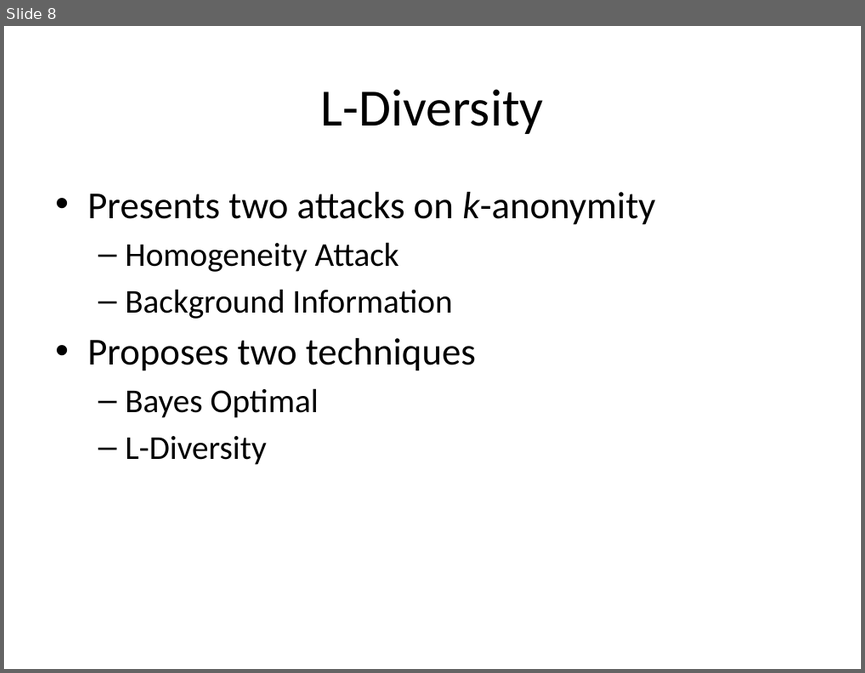
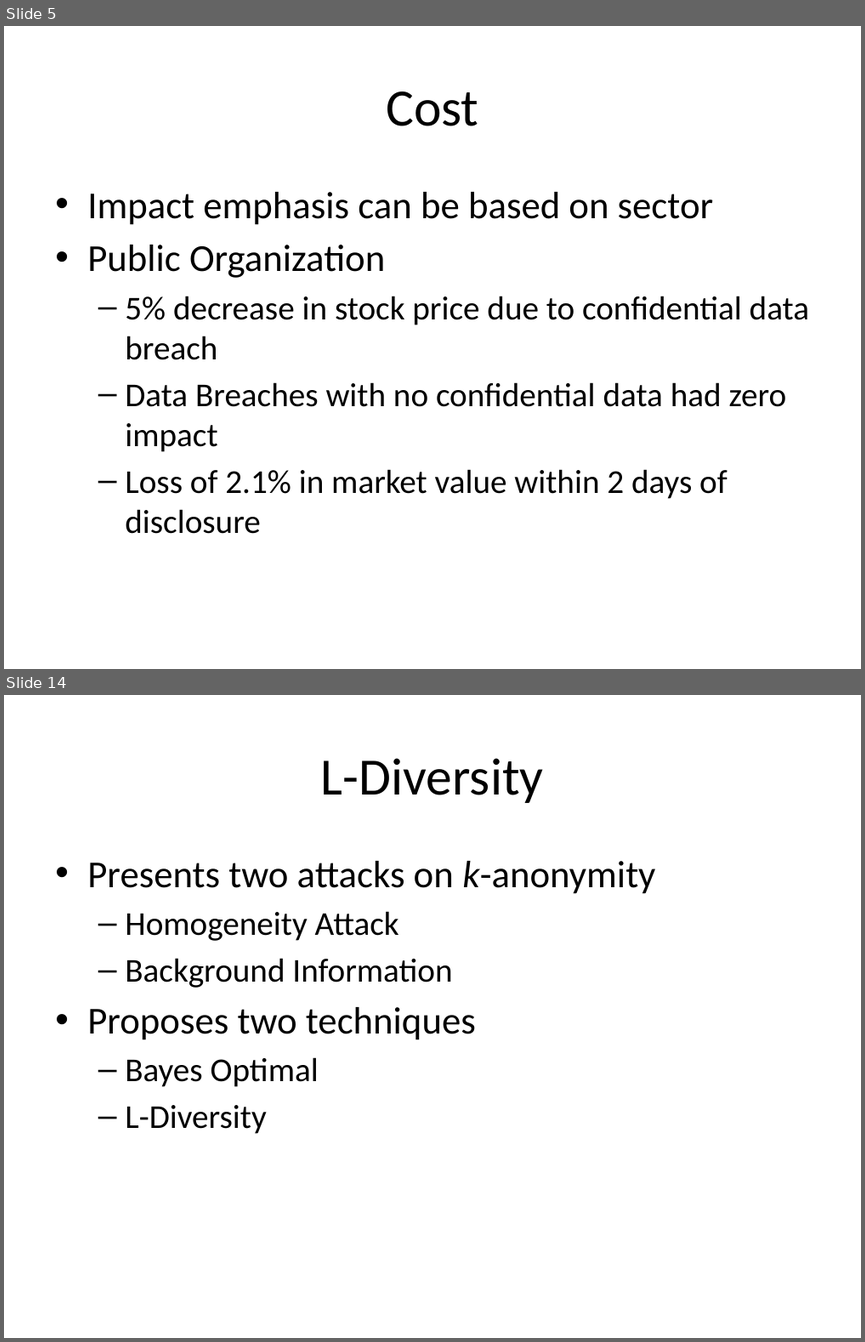
Before and after one commit to jayvelasco1990/big-data, a slide deck: Final Project/draft_presentation.pptx. Shown one above the other, each under a label of ours: slide 8 before the commit, slides 5 and 14 after it; the slides between them are not shown. The pictures are 865x673 and 865x1342 pixels, drawn with LibreOffice and Linux fonts; fonts in the diff are those of the drawing. Boxes give left, top, right and bottom in pixels: in the first picture for what was removed or moved away, otherwise in the second. Text is boxed around its words. In the diff, an @@ line names an element or a change of style, - is before the commit and + after.

```diff
--- a/Final Project/draft_presentation.pptx
+++ b/Final Project/draft_presentation.pptx
@@ slide 5 added at (4,26,861,669), background #FFFFFF @@
@@ title added at (386,91,478,126), 44 pt, text #000000 @@
+Cost
@@ text added at (87,192,809,533), 28 pt, text #000000 @@
+• Impact emphasis can be based on sector
+• Public Organization
+  – 5% decrease in stock price due to confidential data breach
+  – Data Breaches with no confidential data had zero impact
+  – Loss of 2.1% in market value within 2 days of disclosure
@@ what was slide 8 is now slide 14 @@
```
Also in this commit, not shown: 3 slides changed, 8 other slides added, 3 slides removed, 1 other file.
